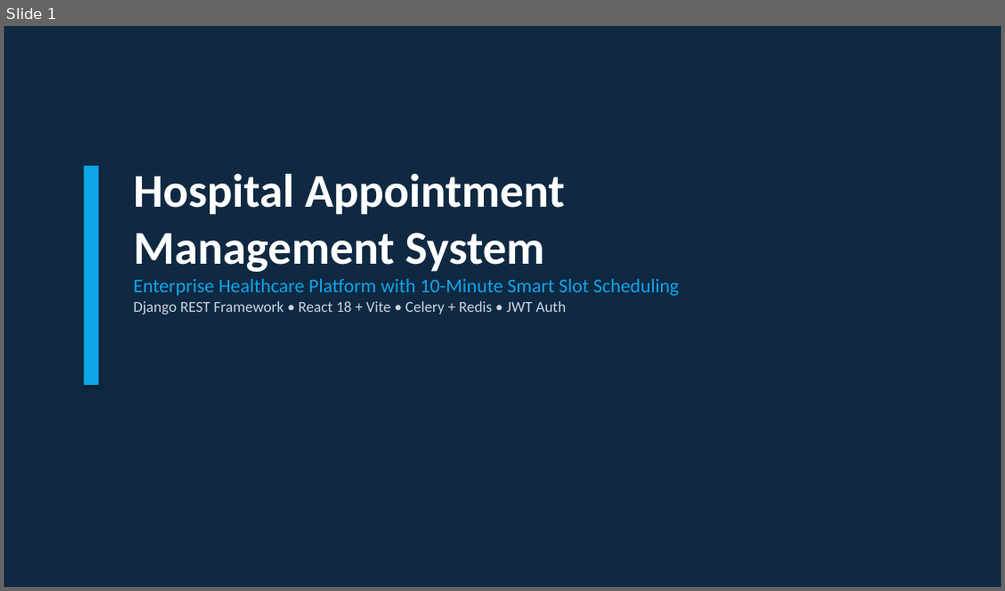
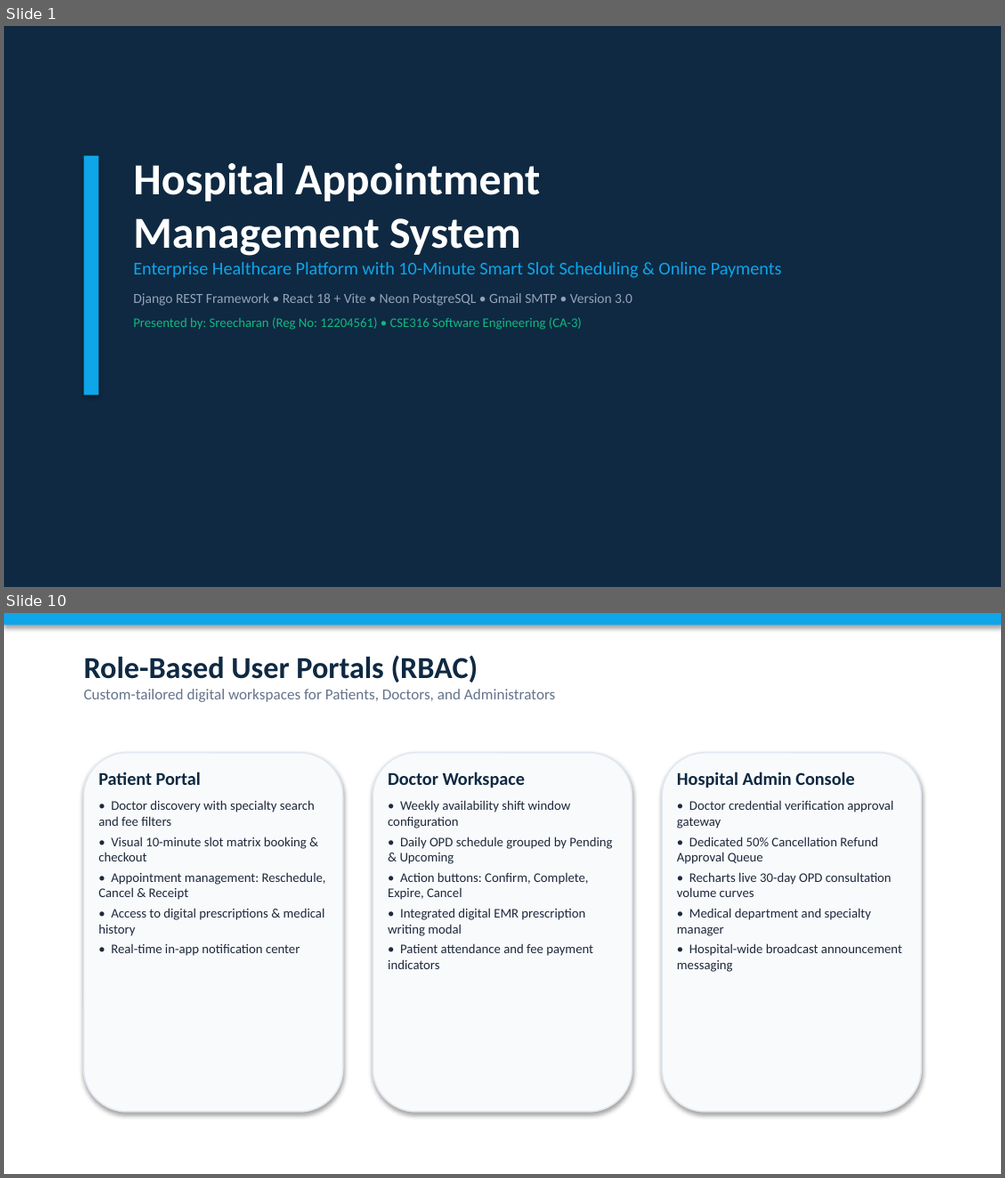
Before and after one commit to Sreecharan01/Hospital-Management-System, a slide deck: hospital_management_system.pptx. Shown one above the other, each under a label of ours: slide 1 before the commit, slides 1 and 10 after it; the slides between them are not shown. The pictures are 1005x591 and 1005x1178 pixels, drawn with LibreOffice and Linux fonts; fonts in the diff are those of the drawing. Boxes give left, top, right and bottom in pixels: in the first picture for what was removed or moved away, otherwise in the second. Text is boxed around its words. In the diff, an @@ line names an element or a change of style, - is before the commit and + after.

Commit message:
feat(presentation): update 16-slide PPTX with INR payments, 50% refund, live Gmail SMTP, and cloud deployment

```diff
--- a/hospital_management_system.pptx
+++ b/hospital_management_system.pptx
@@ slide 10 added at (4, 613, 1001, 1174), background #FFFFFF @@
@@ rectangle added at (4, 613, 1001, 625), fill #0EA5E9 @@
@@ text added at (84, 655, 555, 702), 11 pt, text #64748B @@
+Role-Based User Portals (RBAC)
+Custom-tailored digital workspaces for Patients, Doctors, and Administrators
@@ rounded rectangle added at (84, 753, 343, 1111), fill #F8FAFC, outline #E2E8F0 1 pt @@
@@ text added at (98, 771, 326, 956), 9.5 pt, text #1E293B @@
+Patient Portal
+• Doctor discovery with specialty search and fee filters
+• Visual 10-minute slot matrix booking & checkout
+• Appointment management: Reschedule, Cancel & Receipt
+• Access to digital prescriptions & medical history
+• Real-time in-app notification center
@@ rounded rectangle added at (372, 753, 632, 1111), fill #F8FAFC, outline #E2E8F0 1 pt @@
@@ text added at (388, 771, 612, 969), 9.5 pt, text #1E293B @@
+Doctor Workspace
+• Weekly availability shift window configuration
+• Daily OPD schedule grouped by Pending & Upcoming
+• Action buttons: Confirm, Complete, Expire, Cancel
+• Integrated digital EMR prescription writing modal
+• Patient attendance and fee payment indicators
@@ rounded rectangle added at (662, 753, 921, 1111), fill #F8FAFC, outline #E2E8F0 1 pt @@
@@ text added at (677, 771, 902, 972), 9.5 pt, text #1E293B @@
+Hospital Admin Console
+• Doctor credential verification approval gateway
+• Dedicated 50% Cancellation Refund Approval Queue
+• Recharts live 30-day OPD consultation volume curves
+• Medical department and specialty manager
+• Hospital-wide broadcast announcement messaging
@@ slide 1 changed as well @@
@@ rectangle: place and size @@
-rectangle at (84, 166, 98, 385)
+rectangle at (84, 156, 98, 394)
@@ text "Hospital Appointment Management System": place and size @@
-text "Hospital Appointment Management System" at (133, 174, 679, 314)
+text "Hospital Appointment Management System" at (133, 163, 782, 329)
@@ text at (133, 163, 540, 256): size 34 to 32 pt in "Hospital Appointment Management System" @@
@@ text at (133, 262, 782, 329): text changed; size 14 to 13 pt @@
-Enterprise Healthcare Platform with 10-Minute Smart Slot Scheduling
-Django REST Framework • React 18 + Vite • Celery + Redis • JWT Auth
+Enterprise Healthcare Platform with 10-Minute Smart Slot Scheduling & Online Payments
+Django REST Framework • React 18 + Vite • Neon PostgreSQL • Gmail SMTP • Version 3.0
+Presented by: Sreecharan (Reg No: 12204561) • CSE316 Software Engineering (CA-3)
```
Also in this commit, not shown: 14 other slides added, 13 slides removed, 1 other file.
